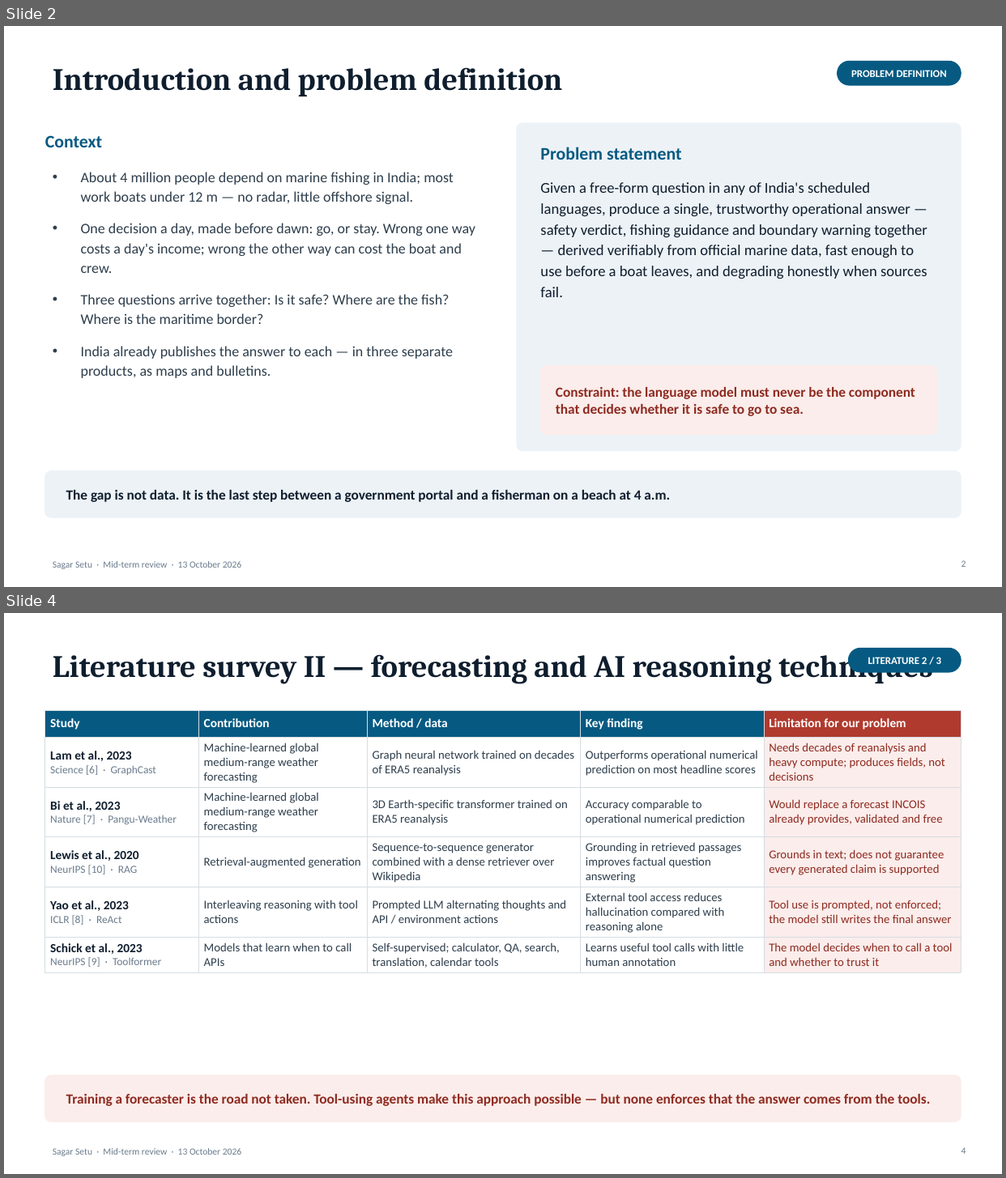
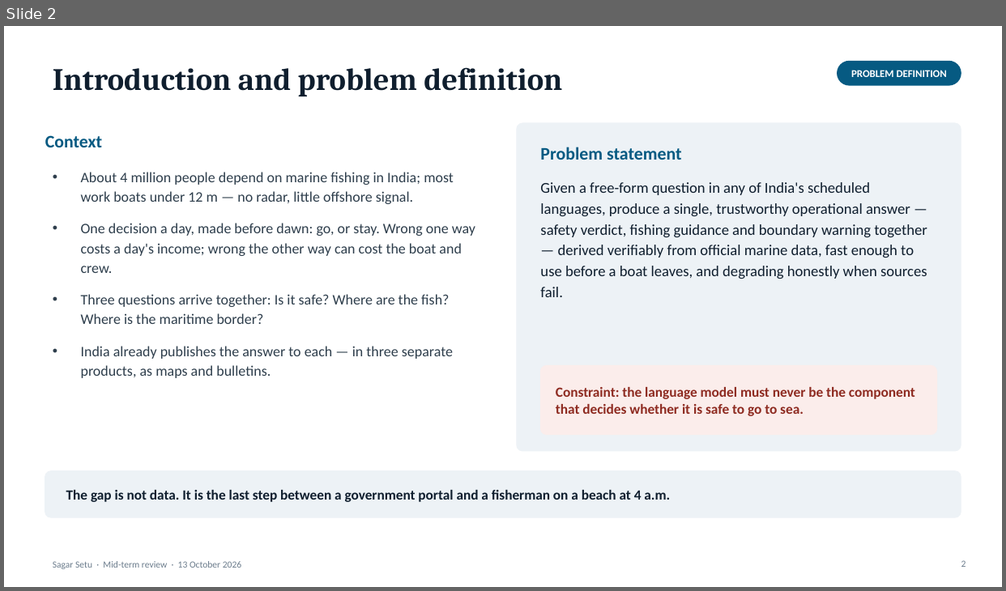
Before and after one commit to harshvsinghnorth/sagar-setu, a slide deck: docs/Sagar_Setu_MidTerm.pptx. Shown one above the other, each under a label of ours: slides 2 and 4 before the commit, slide 2 after it; the slides between them are not shown. The pictures are 1006x1178 and 1006x591 pixels, drawn with LibreOffice and Linux fonts; fonts in the diff are those of the drawing. Boxes give left, top, right and bottom in pixels: in the first picture for what was removed or moved away, otherwise in the second. Text is boxed around its words. In the diff, an @@ line names an element or a change of style, - is before the commit and + after.

```diff
--- a/docs/Sagar_Setu_MidTerm.pptx
+++ b/docs/Sagar_Setu_MidTerm.pptx
@@ slide 4 removed at (4,613,1002,1174), background #FFFFFF; not listed: 1 template element that a slide beside it also shows @@
@@ title removed at (53,649,933,684) @@
-Literature survey II — forecasting and AI reasoning techniques
@@ rounded rectangle removed at (849,648,961,672) @@
@@ text removed at (868,657,941,664) @@
-LITERATURE 2 / 3
@@ table removed at (45,710,961,971), 6 rows, 5 columns @@
-Study | Contribution | Method / data | Key finding | Limitation for our problem
-Lam et al., 2023 / Science [6] · GraphCast | Machine-learned global medium-range weather forecasting | Graph neural network trained on decades of ERA5 reanalysis | Outperforms operational numerical prediction on most headline scores | Needs decades of reanalysis and heavy compute; produces fields, not decisions
-Bi et al., 2023 / Nature [7] · Pangu-Weather | Machine-learned global medium-range weather forecasting | 3D Earth-specific transformer trained on ERA5 reanalysis | Accuracy comparable to operational numerical prediction | Would replace a forecast INCOIS already provides, validated and free
-Lewis et al., 2020 / NeurIPS [10] · RAG | Retrieval-augmented generation | Sequence-to-sequence generator combined with a dense retriever over Wikipedia | Grounding in retrieved passages improves factual question answering | Grounds in text; does not guarantee every generated claim is supported
-Yao et al., 2023 / ICLR [8] · ReAct | Interleaving reasoning with tool actions | Prompted LLM alternating thoughts and API / environment actions | External tool access reduces hallucination compared with reasoning alone | Tool use is prompted, not enforced; the model still writes the final answer
-Schick et al., 2023 / NeurIPS [9] · Toolformer | Models that learn when to call APIs | Self-supervised; calculator, QA, search, translation, calendar tools | Learns useful tool calls with little human annotation | The model decides when to call a tool and whether to trust it
@@ rounded rectangle removed at (45,1076,961,1122) @@
@@ text removed at (66,1094,930,1106) @@
-Training a forecaster is the road not taken. Tool-using agents make this approach possible — but none enforces that the answer comes from the tools.
@@ page number removed at (961,1148,966,1154) @@
-4
```
Also in this commit, not shown: 7 slides changed, 1 slide added, 1 other slide removed, 10 other files.
